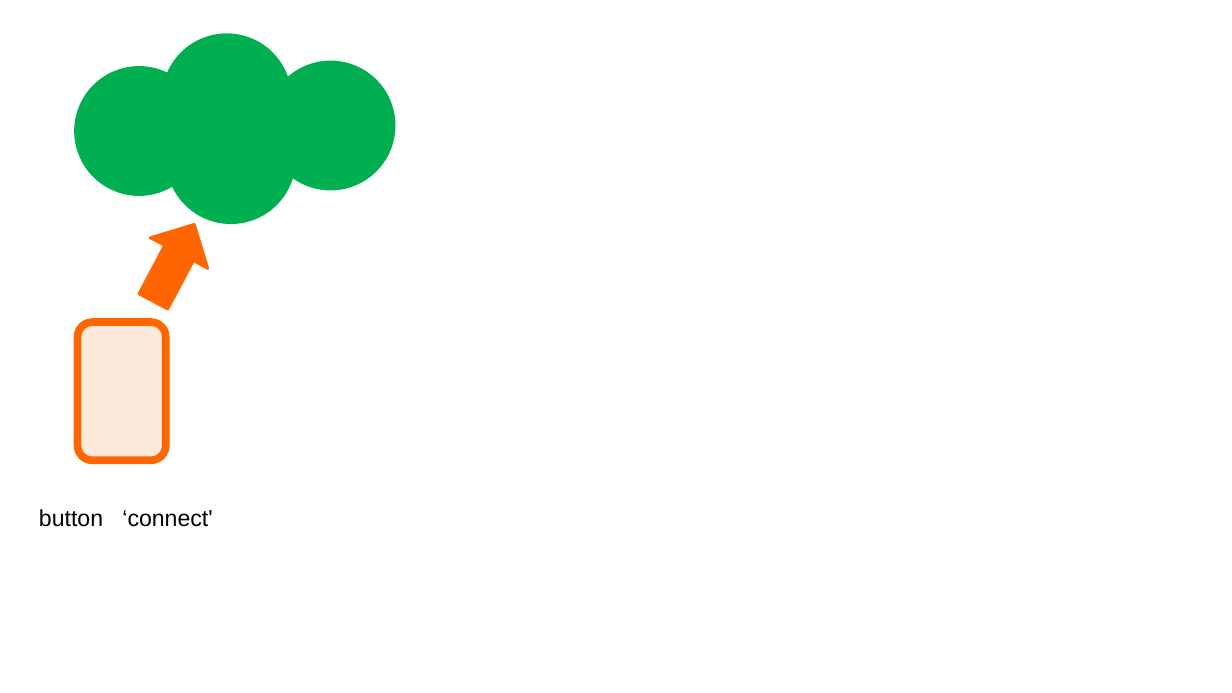
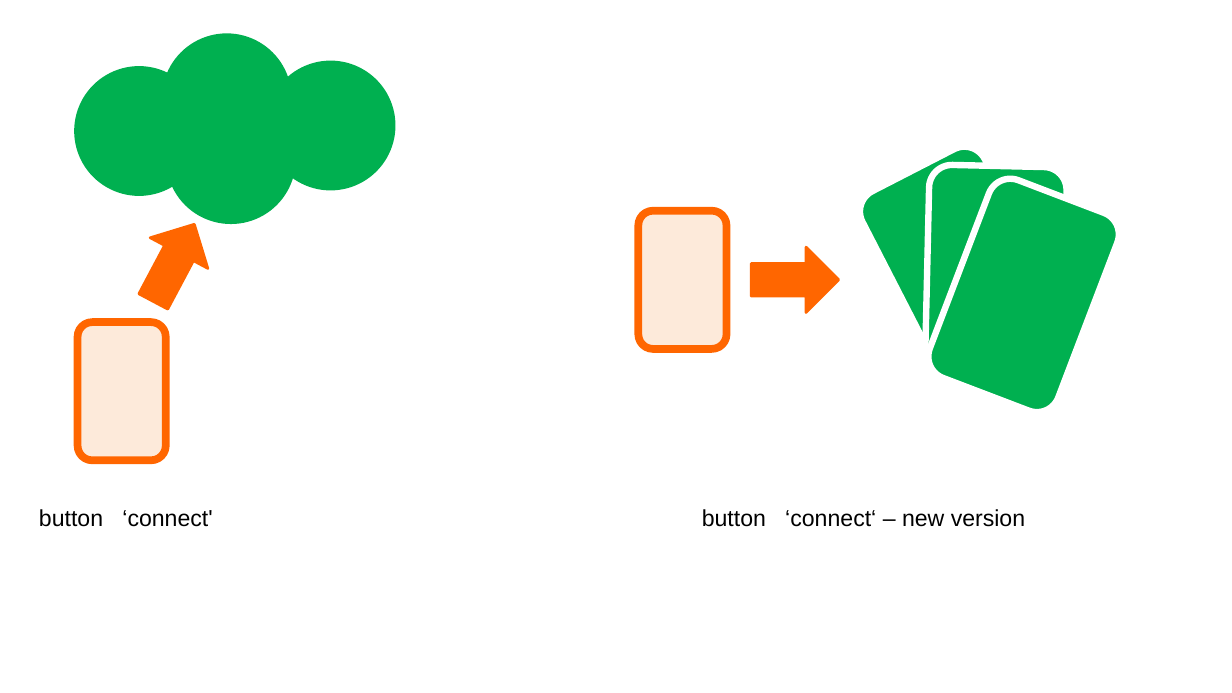
Before and after one commit to tsouche/setgame, a slide deck: slide 7 of client/images/Python - Set - Maquette et icones.pptx. Drawn at 1232x693 pixels with LibreOffice and Linux fonts; fonts in the diff are those of the drawing. Boxes give left, top, right and bottom in pixels: in the first picture for what was removed or moved away, otherwise in the second. Text is boxed around its words. In the diff, an @@ line names an element or a change of style, - is before the commit and + after.

```diff
--- a/client/images/Python - Set - Maquette et icones.pptx
+++ b/client/images/Python - Set - Maquette et icones.pptx
@@ group added at bbox=[639, 138, 1126, 419]: 4 rounded rectangles, 1 right arrow @@
@@ text added at bbox=[702, 509, 1025, 527], 18 pt, text #000000 @@
+button ‘connect‘ – new version
```
Also in this commit, not shown: 2 other slides changed, 8 other files.
